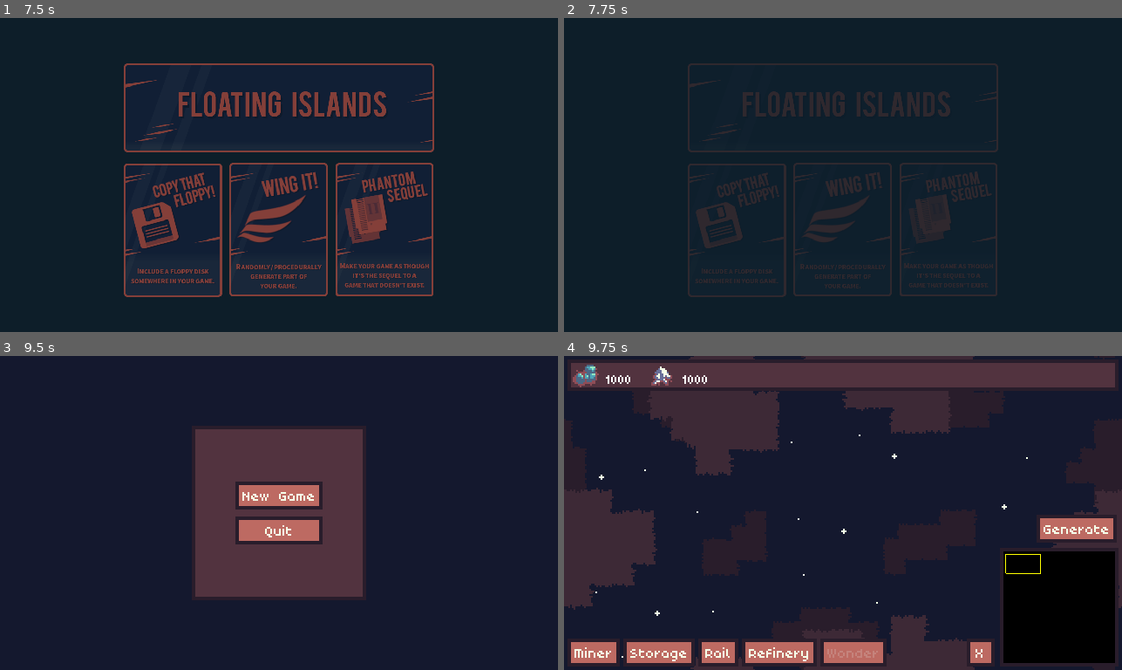
Above: before the commit, frames 1-4 (two rows, left to right).
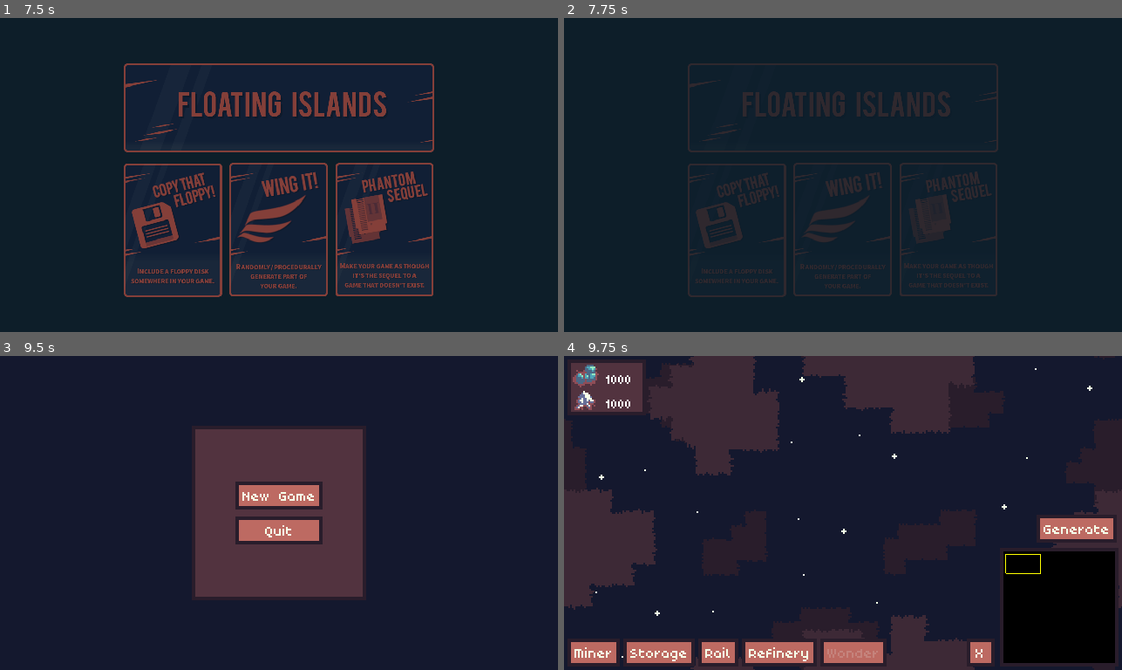
Above: after the commit, the same moments.

Repository: Byteron/floating-islands
Game: Godot game, scene res://source/menu/Splash.tscn
Two runs of this game, one before a commit and one after it. Both use one fixed random seed, a clock stepped at 60 frames per second and the inputs below. Sound files missing from this copy of the repository are replaced by a short silence.
Inputs (mouse positions are in pixels of both pictures, inside the frame that each line leads up to):
- Up to frame 1 (7.5 s): tap Enter at 0.5, 4.25, 6.5 s; move the mouse to (401, 159) at 0.52 s; press the mouse at (401, 159) at 0.53 s; hold Right (ui_right) 0.53-1.28 s; move the mouse to (167, 190) at 1.27 s; release the mouse at (167, 190) at 1.28 s; hold Down (ui_down) 1.28-2.03 s; right-click (167, 190) at 1.35 s; move the mouse to (334, 105) at 2.02 s; hold Right (ui_right) 2.03-2.78 s; hold Shift (shift) 2.03-2.78 s; move the mouse to (251, 237) at 2.77 s; hold Up (ui_up) 2.78-3.53 s; click (251, 237) at 2.85 s; tap Space at 3.5, 5 s; move the mouse to (446, 222) at 3.52 s; hold Right mouse button (RMB) 3.53-4.28 s; hold Left (ui_left) 3.53-5.03 s; move the mouse to (111, 127) at 4.27 s; tap Shift (shift) at 4.35 s; move the mouse to (306, 175) at 5.02 s; press the mouse at (306, 175) at 5.03 s; hold Down (ui_down) 5.03-5.78 s; move the mouse to (195, 96) at 5.77 s; release the mouse at (195, 96) at 5.78 s; hold Right (ui_right) 5.78-6.53 s; right-click (195, 96) at 5.85 s; move the mouse to (401, 159) at 6.52 s; hold Up (ui_up) 6.53-7.28 s; hold Shift (shift) 6.53-7.28 s; move the mouse to (167, 190) at 7.27 s; hold Right (ui_right) from 7.28 s (still down); click (167, 190) at 7.35 s
- Up to frame 2 (7.75 s): keep holding Right (ui_right)
- Up to frame 3 (9.5 s): move the mouse to (334, 443) at 8.02 s; release Right (ui_right) at 8.03 s; hold Down (ui_down) 8.03-8.78 s; hold Right mouse button (RMB) 8.03-8.78 s; tap Space at 8.75 s; move the mouse to (251, 575) at 8.77 s; hold Left (ui_left) from 8.78 s (still down); tap Shift (shift) at 8.85 s
- Up to frame 4 (9.75 s): release Left (ui_left) at 9.5 s; click "New Game" at 9.5 s

Frames 1-3 are identical in both runs. In frame 4, 4.5% of the frame differs, in the area x 1-99%, y 2-18%.

Commit message:
[enh] Better ressource UI

Diff:
--- a/source/game/interface/Interface.tscn
+++ b/source/game/interface/Interface.tscn
@@ -68,8 +68,8 @@
 anchor_right = 1.0
 margin_left = 2.0
 margin_top = 2.0
-margin_right = -2.0
-margin_bottom = 20.0
+margin_right = -273.0
+margin_bottom = 34.0
 theme = ExtResource( 2 )
 __meta__ = {
 "_edit_use_anchors_": false
@@ -78,6 +78,8 @@
 [node name="MarginContainer" type="MarginContainer" parent="HUD/Panel"]
 anchor_right = 1.0
 anchor_bottom = 1.0
+margin_right = -12.0
+margin_bottom = -11.0
 custom_constants/margin_right = 2
 custom_constants/margin_top = 0
 custom_constants/margin_left = 2
@@ -86,20 +88,21 @@
 "_edit_use_anchors_": false
 }
 
-[node name="ResourceContainer" type="HBoxContainer" parent="HUD/Panel/MarginContainer"]
+[node name="ResourceContainer" type="VBoxContainer" parent="HUD/Panel/MarginContainer"]
 margin_left = 2.0
-margin_right = 314.0
-margin_bottom = 19.0
+margin_right = 42.0
+margin_bottom = 33.0
+custom_constants/separation = -5
 
 [node name="basic_alloy" parent="HUD/Panel/MarginContainer/ResourceContainer" instance=ExtResource( 5 )]
-margin_right = 50.0
+margin_right = 40.0
 margin_bottom = 19.0
 resource_id = "basic_alloy"
 
 [node name="special_alloy" parent="HUD/Panel/MarginContainer/ResourceContainer" instance=ExtResource( 5 )]
-margin_left = 54.0
-margin_right = 104.0
-margin_bottom = 19.0
+margin_top = 14.0
+margin_right = 40.0
+margin_bottom = 33.0
 resource_id = "special_alloy"
 
 [node name="MarginContainer" type="MarginContainer" parent="HUD"]
